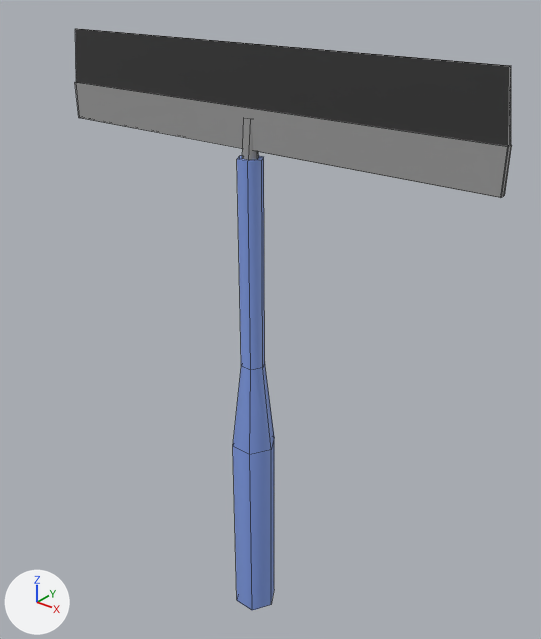
The Blender file Assets/Team24/Models/Squeegee/Squeegee.blend as it was, and as the next commit left it.
The view is the same before and after, from a 50 mm lens placed at (0.915, -1.083, 0.595), pointed at (0.02, 0.036, -0.099). The lights are fixed; the arrows at lower left show +X, +Y and +Z. Mesh edges are drawn as thin lines.

The first picture shows 'Squeegee'.
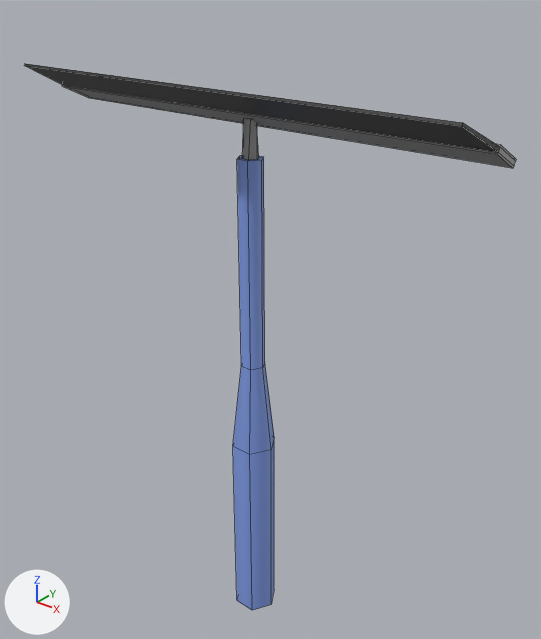
Commit message: Seperated squeegee mesh into two parts

Edits to the bpy script that builds the scene:
```text
Change me_cylinder:
    where me_cylinder.from_pydata(...)  # 56 vertices, 50 faces; spans x -0.5..0.5, y -0.044..0.044, z -0.872..0.454
    used by ob_squeegee; location = (0.0, 0.0, 0.0)
    me_cylinder part 1: the loose piece of 20 vertices spanning x -0.5..0.5, y -0.007..0.007, z 0.266..0.454 is deleted
    remove me_cylinder.materials.append(mat_head)  # black #363636
Add me_cylinder_001:
    me_cylinder_001.from_pydata(...)  # 20 vertices, 18 faces; spans x -0.5..0.5, y -0.14..0.033, z -0.004..0.088
    # faces by material slot: [13, 5]
    me_cylinder_001.materials.append(mat_metallic)  # grey #9c9c9c
    me_cylinder_001.materials.append(mat_head)  # black #363636
Add ob_head:
    ob_head = bpy.data.objects.new('Head', me_cylinder_001)
    ob_head.parent = ob_squeegee
    ob_head.location = (0.0, 0.0, 0.308)
    _m = ob_head.modifiers.new('EdgeSplit', 'EDGE_SPLIT')
    _m.use_edge_angle = False
```

What differs and where, as boxes [x1, y1, x2, y2] in the pictures (541 x 639 px):
'Squeegee', reshaped (90% narrower, 16% shorter)
    before: [75, 29, 512, 610]
    after: [233, 120, 274, 610]
'Head', added
    after: [24, 64, 516, 168]
    faces in mat_head (black #363636): [24, 64, 500, 152]
    faces in mat_metallic (grey #9c9c9c): [62, 85, 516, 168]
part 1 of me_cylinder, deleted
    before: [75, 29, 512, 198]
